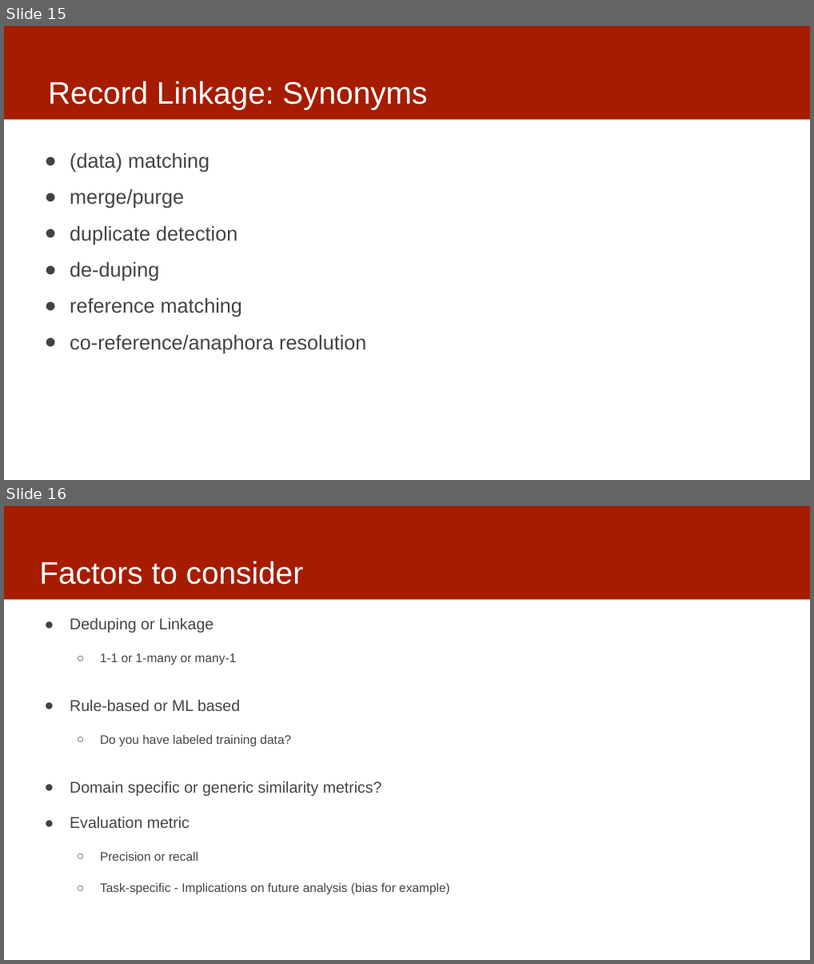
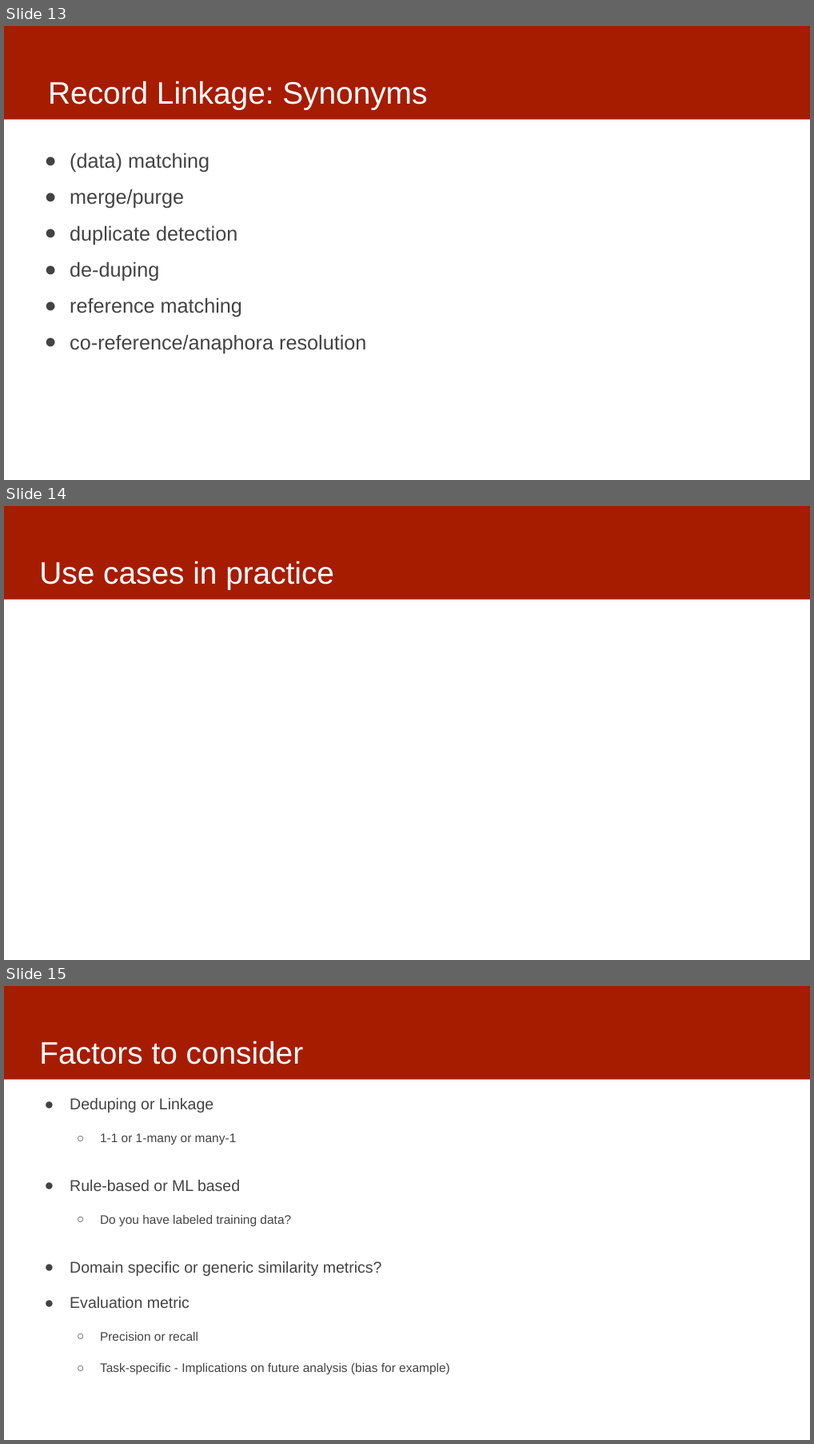
Before and after one commit to dssg/MLinPractice, a slide deck: Lectures/Lecture3-Data.pptx. Shown one above the other, each under a label of ours: slides 15 and 16 before the commit, slides 13, 14 and 15 after it. The pictures are 814x964 and 814x1444 pixels, drawn with LibreOffice and Linux fonts; fonts in the diff are those of the drawing. Boxes give left, top, right and bottom in pixels: in the first picture for what was removed or moved away, otherwise in the second. Text is boxed around its words. In the diff, an @@ line names an element or a change of style, - is before the commit and + after.

```diff
--- a/Lectures/Lecture3-Data.pptx
+++ b/Lectures/Lecture3-Data.pptx
@@ slide 14 added at (x1=4, y1=506, x2=810, y2=960), background #FFFFFF; not listed: 1 template element that a slide beside it also shows @@
@@ title added at (x1=39, y1=561, x2=334, y2=590), 37 pt, text #FFFFFF @@
+Use cases in practice
@@ what was slide 15 is now slide 13 @@
@@ what was slide 16 is now slide 15 @@
```
Also in this commit, not shown: 3 slides changed, 1 other slide added, 3 slides removed, 1 other file.
